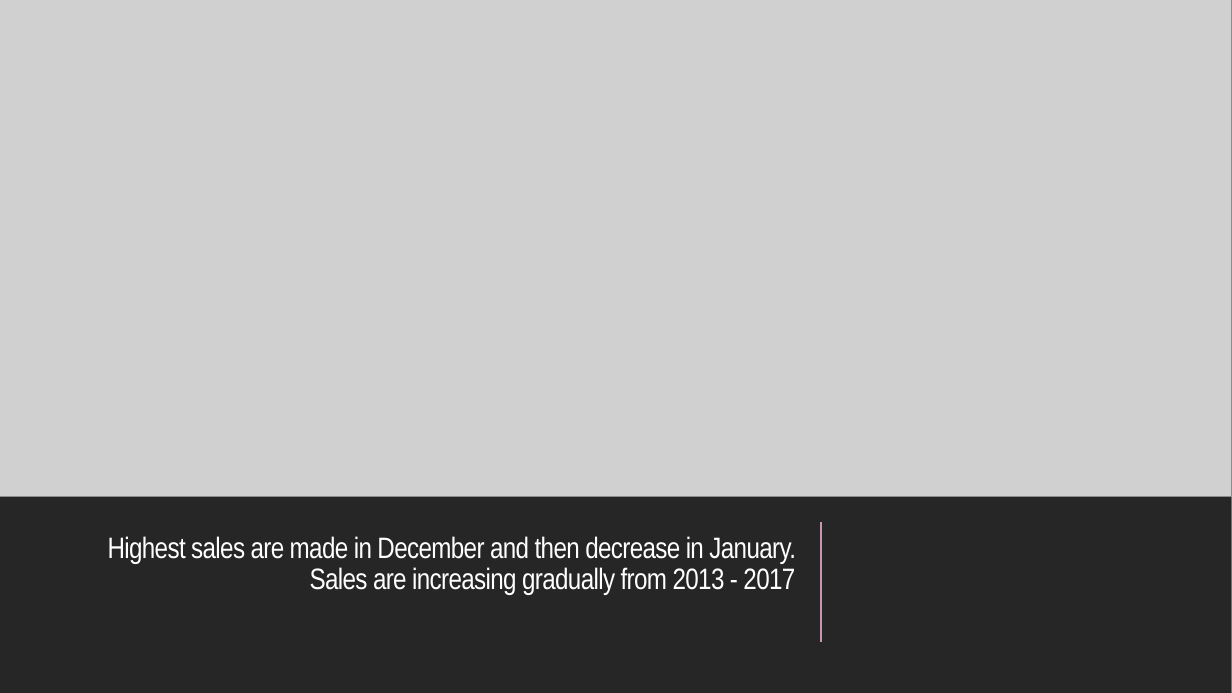
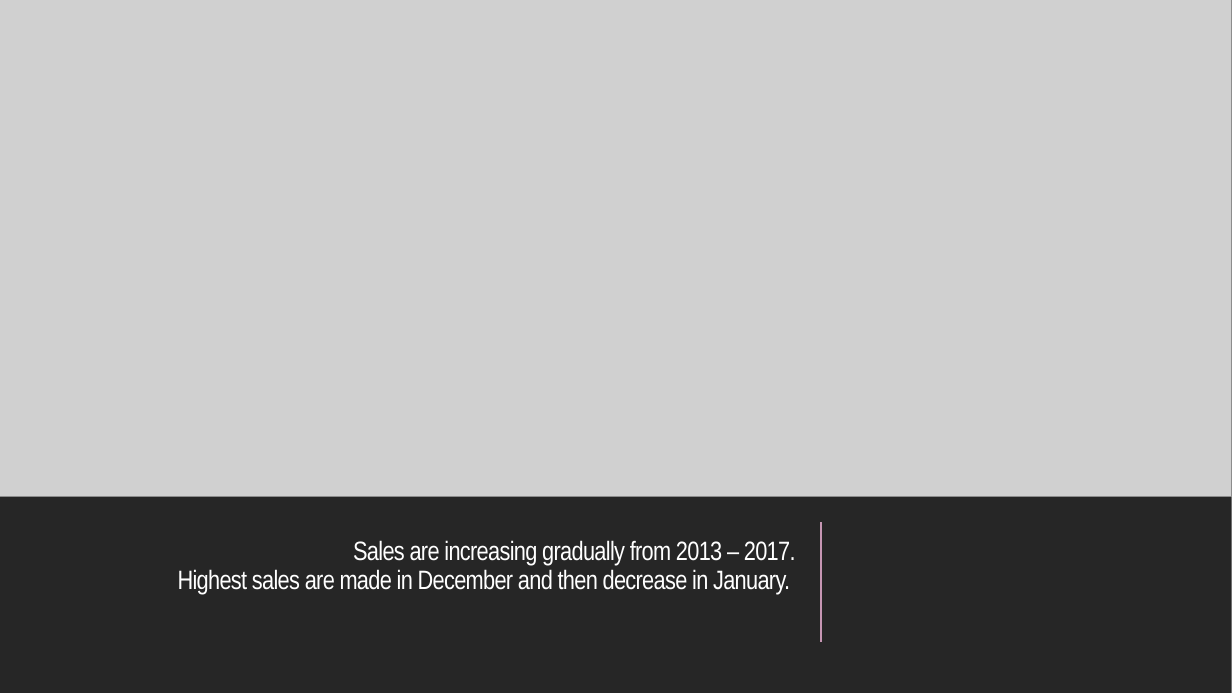
Before and after one commit to Loneruin/Store_Sales_Time_Series_Forecasting, a slide deck: slide 5 of output/STORE SALES – TIME SERIES FORECASTING.pptx. Drawn at 1232x693 pixels with LibreOffice and Linux fonts; fonts in the diff are those of the drawing; grey boxes stand for pictures. Boxes give left, top, right and bottom in pixels: in the first picture for what was removed or moved away, otherwise in the second. Text is boxed around its words. In the diff, an @@ line names an element or a change of style, - is before the commit and + after.

```diff
--- a/output/STORE SALES – TIME SERIES FORECASTING.pptx
+++ b/output/STORE SALES – TIME SERIES FORECASTING.pptx
@@ title at (178,540,796,594): text changed; size 23 to 20.7 pt @@
-Highest sales are made in December and then decrease in January. Sales are increasing gradually from 2013 - 2017
+Sales are increasing gradually from 2013 – 2017.
+Highest sales are made in December and then decrease in January.
```
Also in this commit, not shown: 2 other slides changed, 1 slide added, 1 slide removed, 2 other files.
